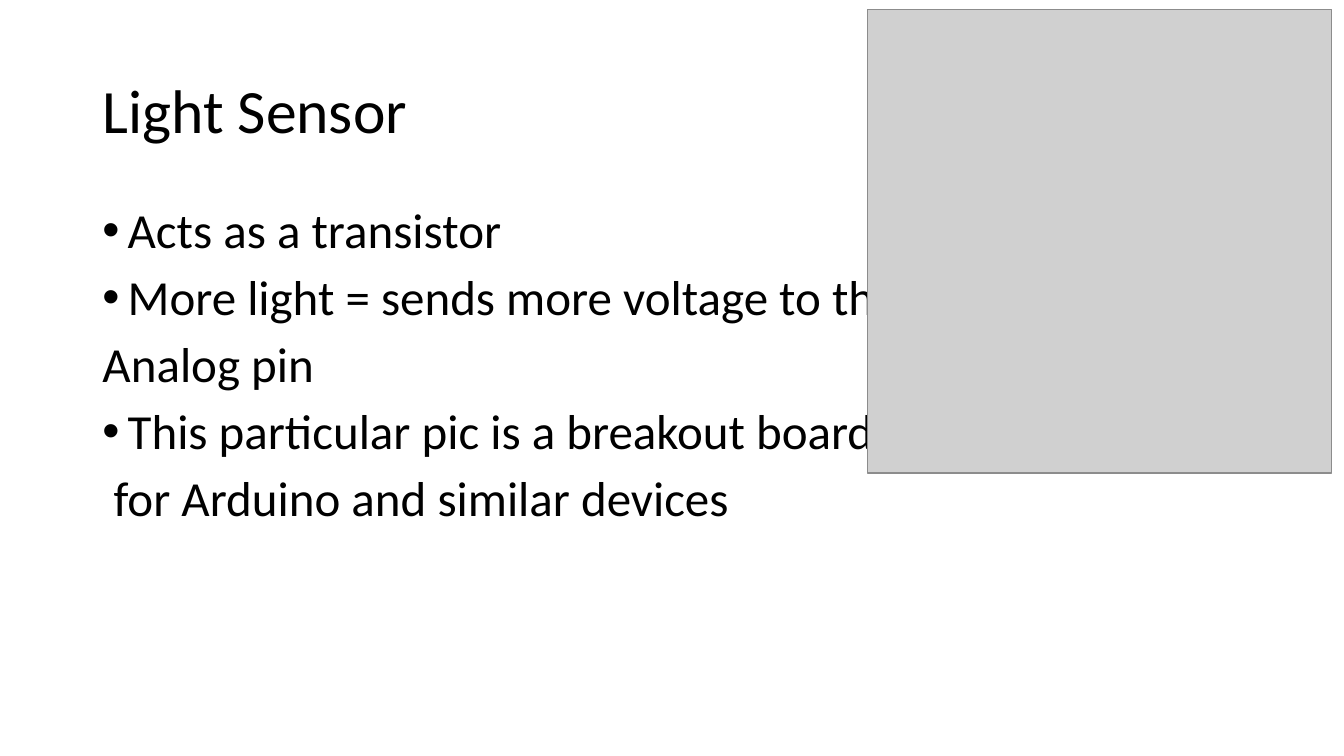
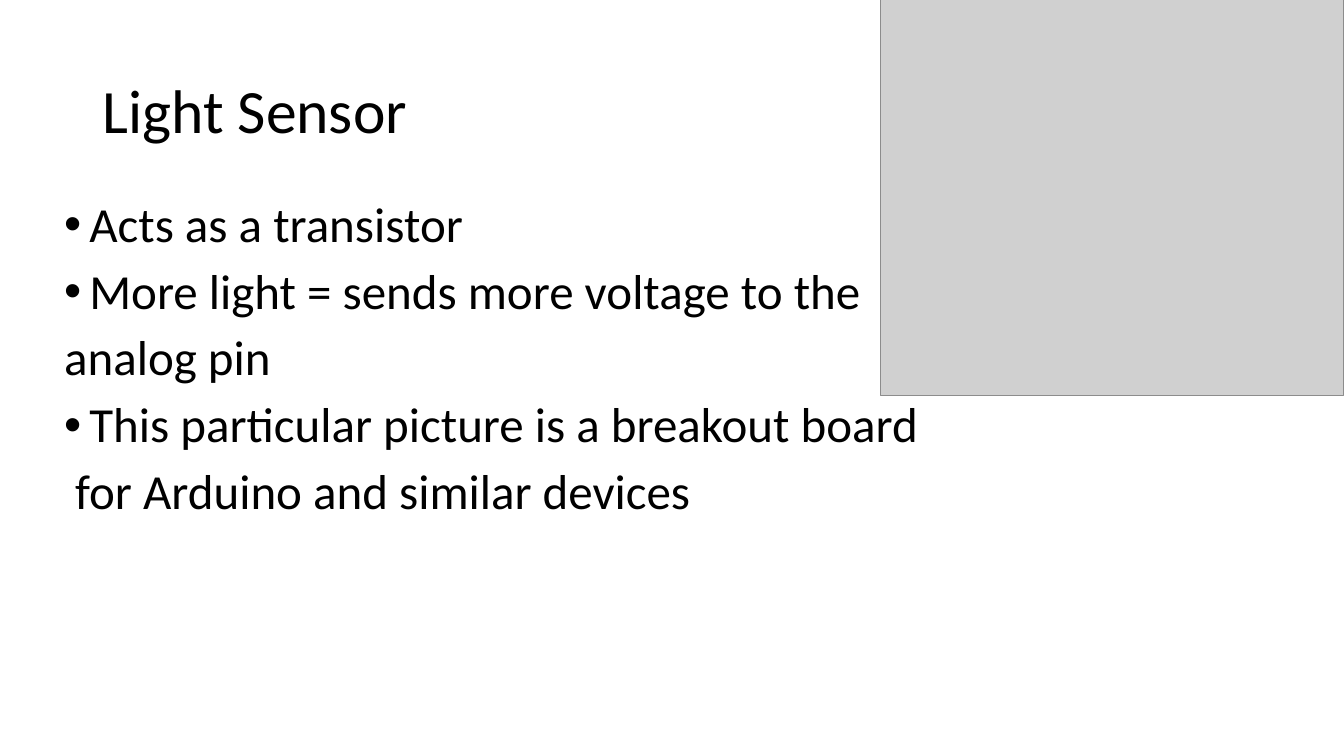
Before and after one commit to rchatrath7/PDH-Workshops, a slide deck: slide 5 of vishal-sensors-lecture/Sensor Lecture.pptx (slide 6 before the commit). Drawn at 1344x756 pixels with LibreOffice and Linux fonts; fonts in the diff are those of the drawing; grey boxes stand for pictures. Boxes give left, top, right and bottom in pixels: in the first picture for what was removed or moved away, otherwise in the second. Text is boxed around its words. In the diff, an @@ line names an element or a change of style, - is before the commit and + after.

```diff
--- a/vishal-sensors-lecture/Sensor Lecture.pptx
+++ b/vishal-sensors-lecture/Sensor Lecture.pptx
@@ picture: place and size @@
-picture at (868, 9, 1332, 473)
+picture at (880, 0, 1344, 395)
@@ text "Acts as a transistor": place and size @@
-text "Acts as a transistor" at (102, 214, 898, 517)
+text "Acts as a transistor" at (64, 208, 918, 510)
@@ text at (64, 341, 918, 450): text changed @@
-Analog pin
-• This particular pic is a breakout board
+analog pin
+• This particular picture is a breakout board
```
Also in this commit, not shown: 5 other slides changed, 1 slide added, 2 slides removed.
